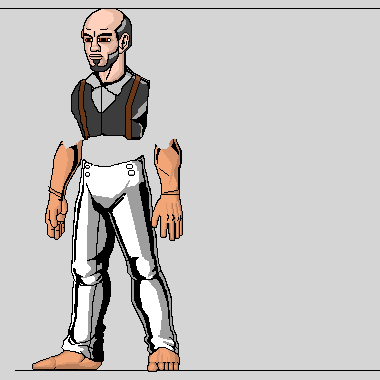
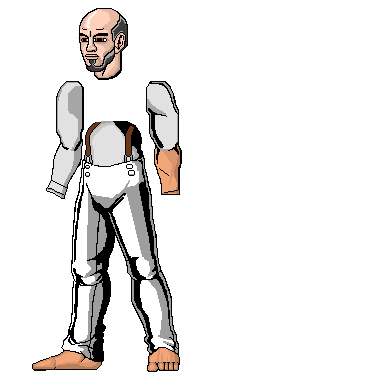
The second 380x380 image is a revision of the first. Changes to its layers:
painted on "cópia de cópia de cabeça ido" over [77, 8, 132, 72]
hid "cabeça ido" over [81, 8, 132, 70]
painted on "pescoço" over [94, 43, 126, 85]
renamed "ombro esqueerdo" to "Braço direito", showed it, moved it above "cintura", painted on it over [146, 81, 179, 151]
removed layer "antebraços" over [48, 139, 182, 199]
hid "peitoral ido", painted on it over [71, 63, 153, 140]
renamed "ombro direito" to "Braço esquerdo", showed it, moved it above "barriga", painted on it over [56, 81, 161, 151]
showed "barriga", painted on it over [84, 121, 143, 166]
added layer "antebraço direito" above "antebraço esquerdo" over [46, 136, 83, 199]
added layer "antebraço esquerdo" above "mãos" over [154, 139, 182, 195]
hid "mãos" over [45, 185, 183, 241]
hid "Camada 5" over [0, 0, 380, 380]
